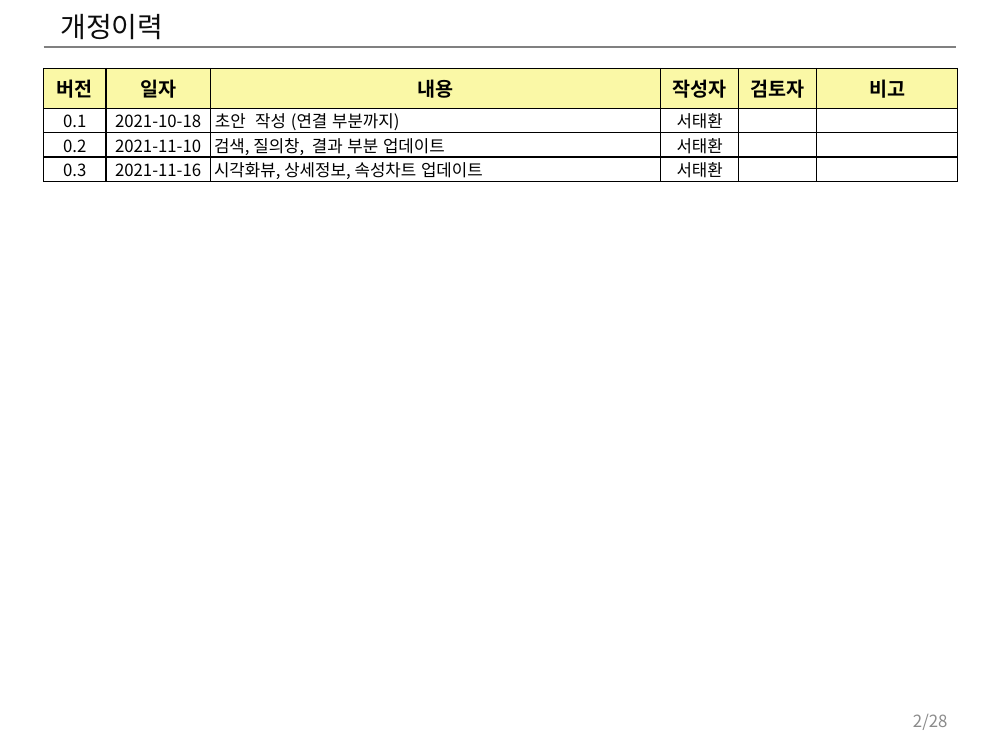
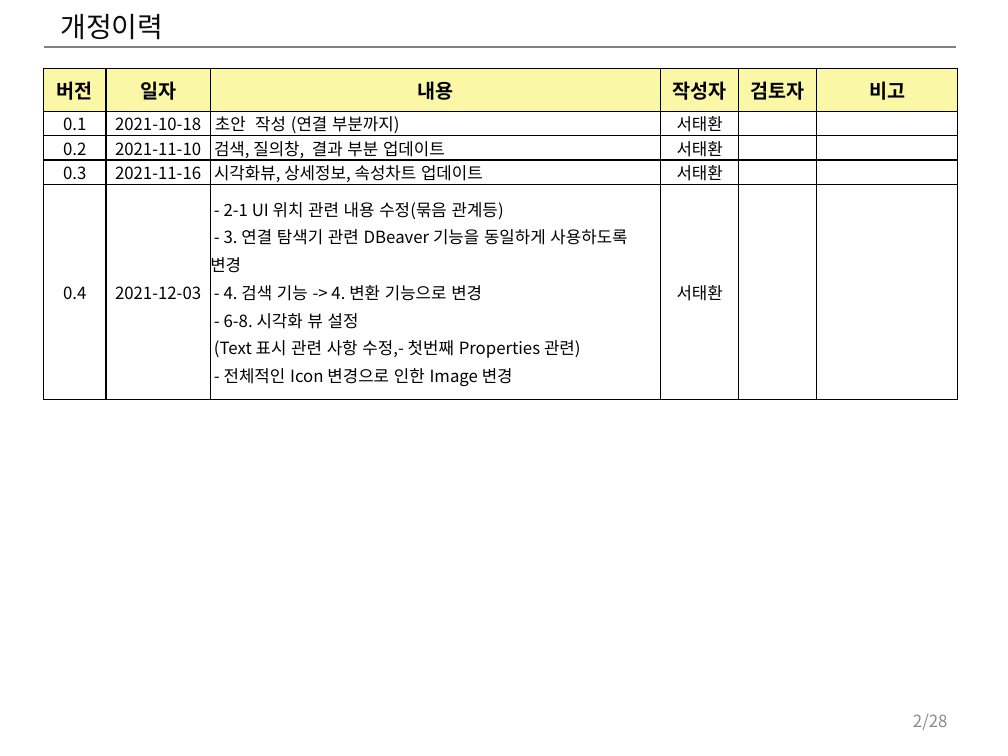
Before and after one commit to hwany7seo/gdbms_document, a slide deck: slide 2 of mockup/시각화도구_UI_UX_기획서.pptx. Drawn at 1008x756 pixels with LibreOffice and Linux fonts; fonts in the diff are those of the drawing. Boxes give left, top, right and bottom in pixels: in the first picture for what was removed or moved away, otherwise in the second. Text is boxed around its words. In the diff, an @@ line names an element or a change of style, - is before the commit and + after.

```diff
--- a/mockup/시각화도구_UI_UX_기획서.pptx
+++ b/mockup/시각화도구_UI_UX_기획서.pptx
@@ table at <box>43,69,956,391</box> @@
+row 5: 0.4 | 2021-12-03 | - 2-1 UI 위치 관련 내용 수정(묶음 관계등) / - 3. 연결 탐색기 관련 DBeaver 기능을 동일하게 사용하도록 / 변경 / - 4. 검색 기능 -> 4. 변환 기능으로 변경 / - 6-8. 시각화 뷰 설정 / (Text 표시 관련 사항 수정,- 첫번째 Properties 관련) / - 전체적인 Icon 변경으로 인한 Image 변경 | 서태환 |  | 
```
Also in this commit, not shown: 16 other slides changed, 1 slide added, 7 other files.
